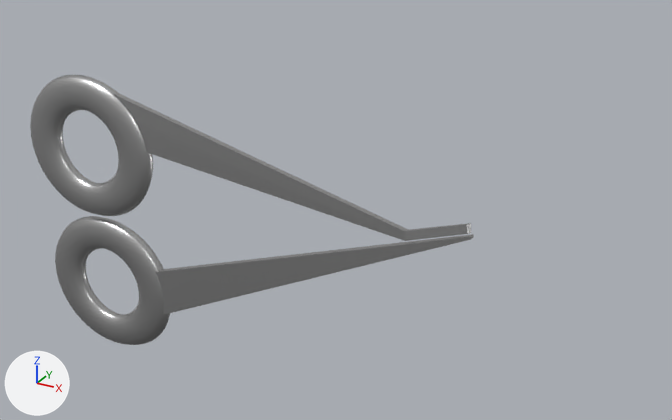
What one commit did to the FBX model Assets/Models/FBX files/Forcept.fbx.
Both versions are drawn from a 50 mm lens placed at (24.72, 2.95, 2.43), pointed at (19.27, 12.85, -2.52). Lighting does not change. The marker at lower left points along +X, +Y and +Z. Where no turn or scale is listed for an object, it has been applied to the vertices.
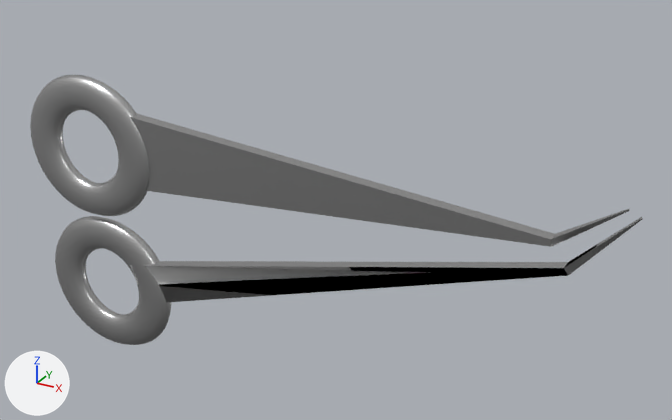
Where the change shows, as pixel boxes [x1, y1, x2, y2] in the pictures (672 x 420 px):
'Torus.001', reshaped (38% wider)
    before: [30, 74, 474, 345]
    after: [30, 74, 643, 345]
part 1 of me_torus_001, rebuilt (39% wider, 10% shorter)
    before: [112, 93, 471, 241]
    after: [130, 114, 630, 247]
part 2 of me_torus_001, rebuilt (61% wider)
    before: [156, 234, 474, 315]
    after: [130, 217, 643, 302]

The edits, one by one:
me_torus_001 is used by ob_torus_001; location (18.92, 12.27, -3.04).
me_torus_001 had 2332 vertices, 2328 faces and spanned x -4.45..2.47, y -0.14..0.18, z -2.29..2.0.
me_torus_001 now has 2328 vertices, 2324 faces and spans x -4.45..4.32, y -0.14..0.18, z -2.29..2.0.
me_torus_001 part 1: the loose piece of 16 vertices spanning x -3.05..2.44, y -0.05..0.05, z 0.63..1.89 is rebuilt with 12 vertices and now spans x -2.61..4.18, y -0.08..0.08, z 0.45..1.56.
me_torus_001 part 2: the loose piece of 12 vertices spanning x -2.61..2.47, y -0.04..0.05, z -1.62..0.86 is rebuilt with 12 vertices and now spans x -2.73..4.32, y -0.08..0.08, z -1.39..1.49.
